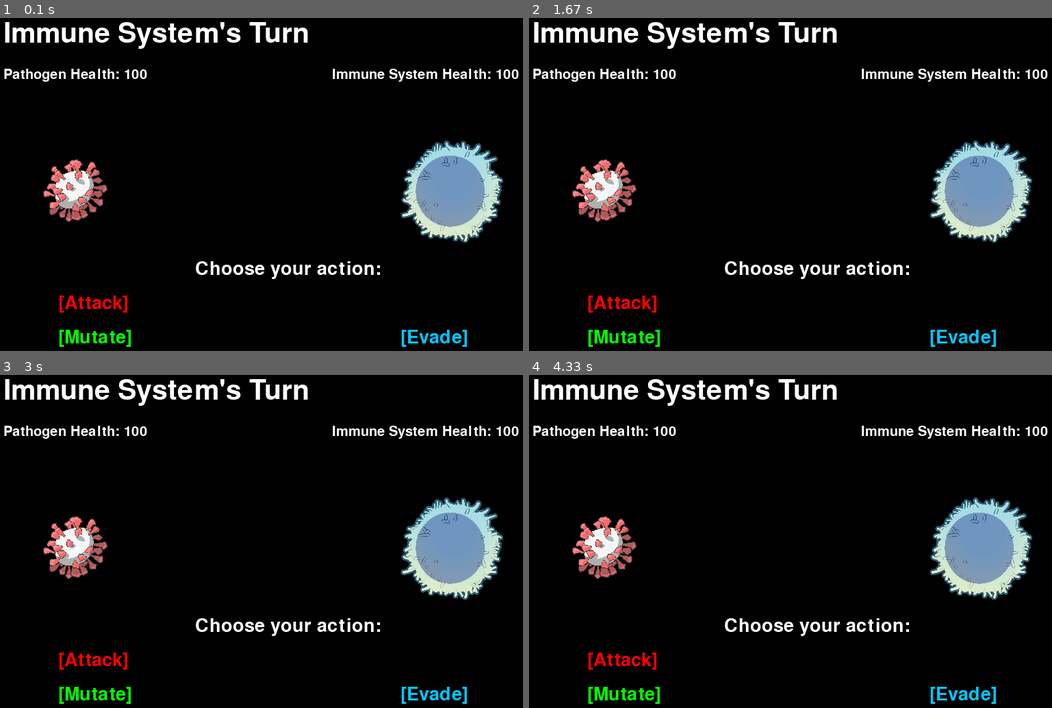
Above: before the commit, frames 1-4 (two rows, left to right).
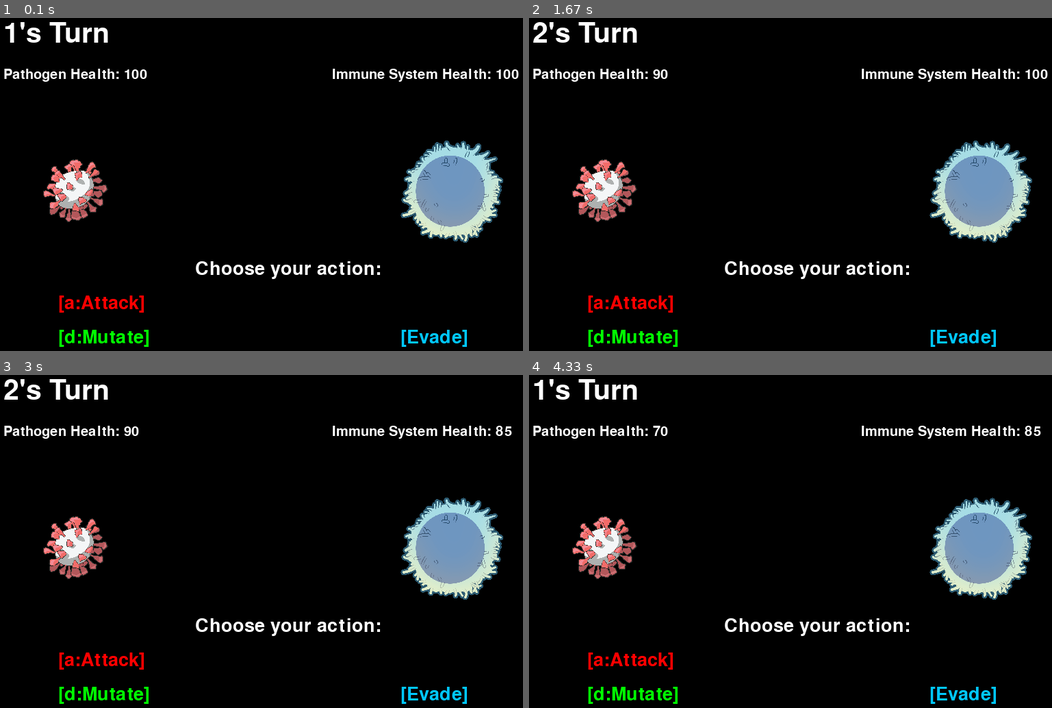
Above: after the commit, the same moments.

Repository: cmdcolin/ImmuneEscape
Game: pygame game, started from Anastasia_game.py
Same seed, same stepped clock (60 frames per second), same inputs: the game is played once before the commit and once after it.
Inputs:
- Up to frame 1 (0.1 s): no input
- Up to frame 2 (1.67 s): hold D 0.33-0.8 s; hold Up 0.83-1.15 s; hold D from 1.18 s (still down)
- Up to frame 3 (3 s): release D at 1.75 s; hold Down 1.78-2.5 s; hold A from 2.53 s (still down)
- Up to frame 4 (4.33 s): release A at 3.38 s; hold Up from 3.42 s (still down)

The runs differ from the first frame. In frame 1, 2.4% of the frame differs, in the area x 0-59%, y 1-99%; in frame 2, 2.4%; in frame 3, 2.5%; in frame 4, 2.5%, in the area x 0-100%, y 1-99%.

Commit message:
add used of keys

Diff:
--- a/Anastasia_game.py
+++ b/Anastasia_game.py
@@ -1,5 +1,6 @@
 import pygame
 import sys
+import csv
 
 pygame.init()
 
@@ -49,29 +50,40 @@
     render_text_button(f"Pathogen Health: {player1_health}", font_small, (255, 255, 255), 20, 120)
     render_text_button(f"Immune System Health: {player2_health}", font_small, (255, 255, 255), 500, 120)
     render_text_button("Choose your action:", font_medium, (255, 255, 255), 300, 400)
-    attack_rect = render_text_button("[Attack]", font_medium, (255, 0, 0), 100, 450) # Red
-    mutate_rect = render_text_button("[Mutate]", font_medium, (0, 255, 0), 100, 500) # Green
+    attack_rect = render_text_button("[a:Attack]", font_medium, (255, 0, 0), 100, 450) # Red
+    mutate_rect = render_text_button("[d:Mutate]", font_medium, (0, 255, 0), 100, 500) # Green
     evade_rect = render_text_button("[Evade]", font_medium,(0,200,255), 600, 500)
     screen.blit(player1_img, (50,screen_height//2 -75))
     screen.blit(player2_img, (screen_width - 200, screen_height//2 - 75))
     pygame.display.flip()
 
-
-    while True:
+    isturnover = False
+    while not isturnover:
         for event in pygame.event.get():
             if event.type == pygame.QUIT:
                 pygame.quit()
                 sys.exit()
-            if event.type == pygame.MOUSEBUTTONDOWN and event.button == 1:
-                if attack_rect.collidepoint(event.pos):
-                    damage = 20
-                    if player == 1:
+            if event.type == pygame.KEYDOWN:
+                print(player,event)
+                if player == 1:
+                    print('here')
+                    if event.key == pygame.K_a:
+                        damage = 20
                         player2_health -= damage
-                    else:
+                        isturnover = True
+                    elif event.key == pygame.K_d:
+                            amount = 5
+                            player1_health += amount
+                            isturnover = True
+                elif player == 2:
+                    if event.key == pygame.K_UP:
+                        damage = 20
                         player1_health -= damage
-                    return
-                if mutate_rect.collidepoint(event.pos):
-                    return
+                        isturnover = True
+                    elif event.key == pygame.K_DOWN:
+                        amount = 5
+                        player2_health += amount
+                        isturnover = True
         pygame.time.Clock().tick(30)
 
 player2_img = pygame.image.load('data/TCell0001.png').convert_alpha()
@@ -87,7 +99,7 @@
 
     while True:
         if player1_health<= 0 or player2_health <=0:
-            winner = 'Immune System' if player2_health <= 0 else 'Pathogen'
+            winner = 'Player 1' if player2_health <= 0 else 'Player 2'
             screen.fill((0,0,0))
             winner_text = font_large.render(f"{winner} wins !", True, (0,255,0))
             winner_text_rect = winner_text.get_rect(center=(screen_width//2, screen_height//2))
@@ -96,10 +108,10 @@
             pygame.time.wait(3000)
             break
         if current_turn == 1:
-            handle_player_turn('Immune System', 'Pathogen')
+            handle_player_turn(1,2)
             current_turn = 2
         else:
-            handle_player_turn('Pathogen','Immune System')
+            handle_player_turn(2,1)
             current_turn = 1
 
     pygame.quit()
